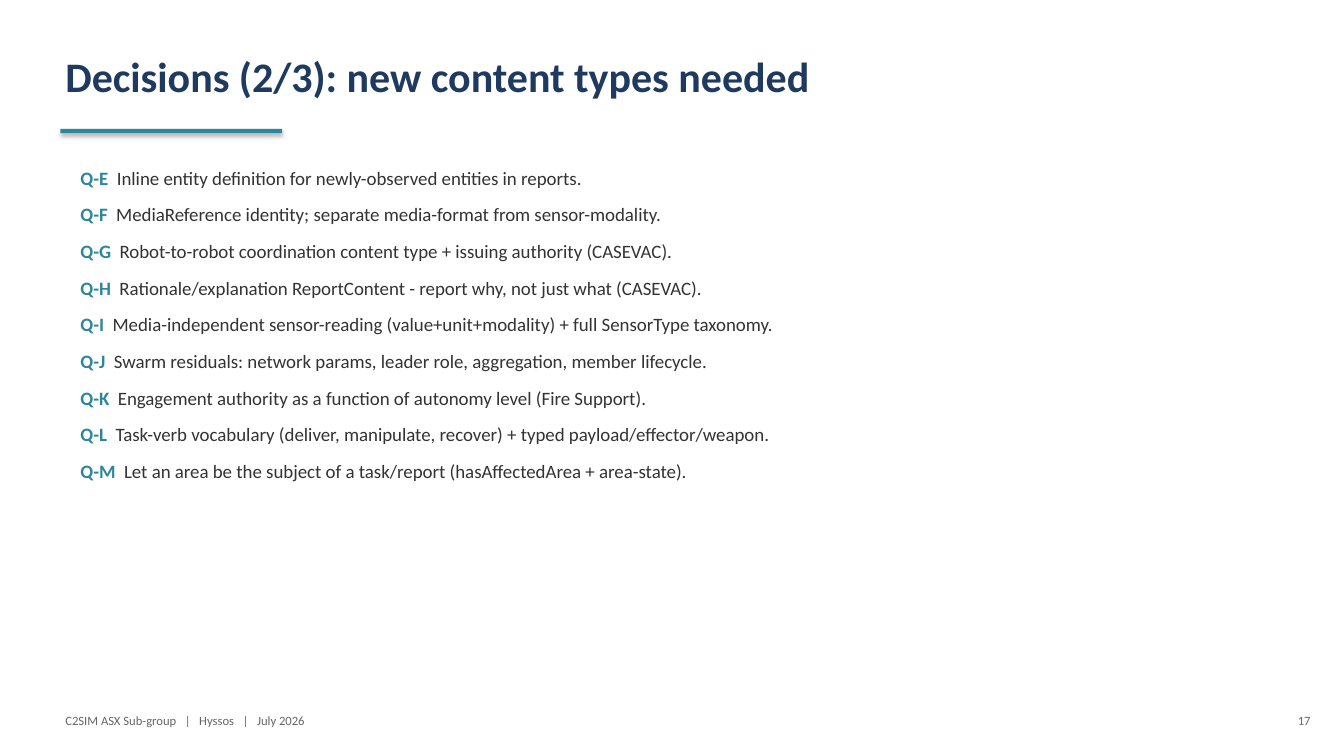
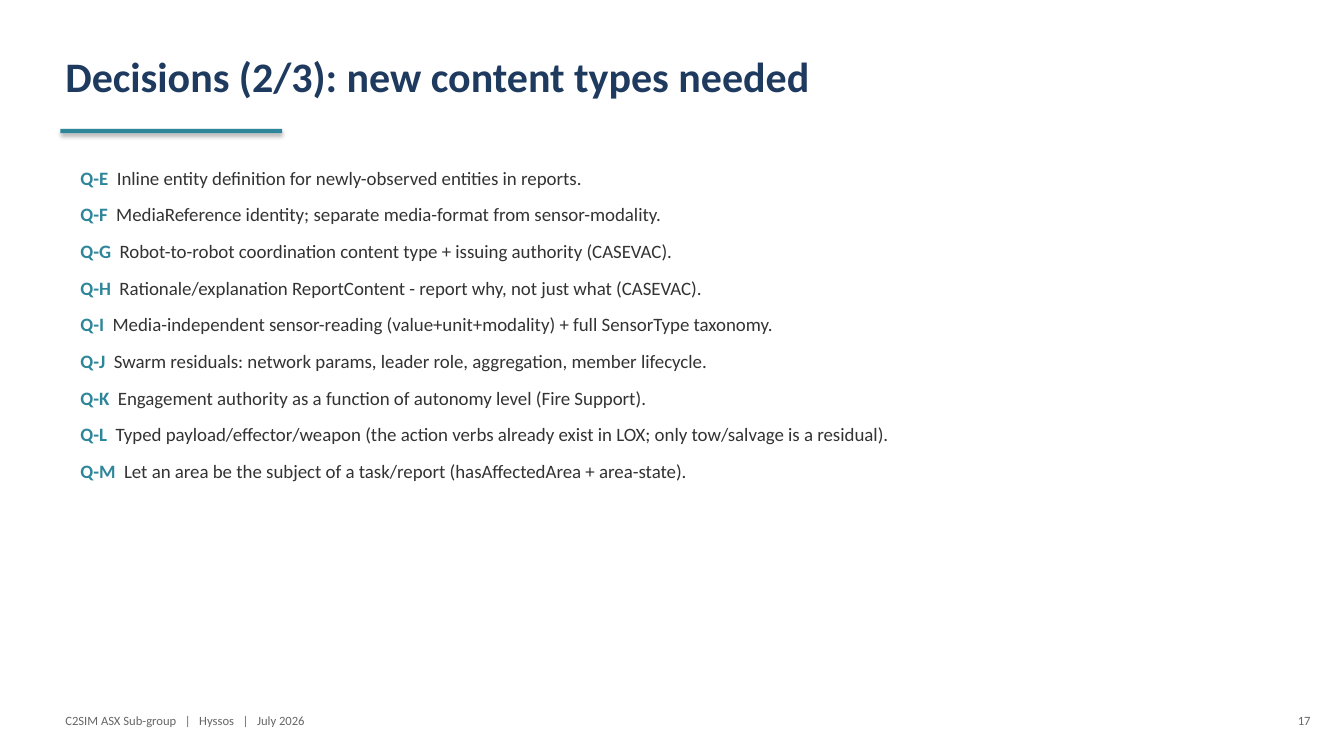
Before and after one commit to hyssostech/C2SIMArtifacts, a slide deck: slide 17 of Subgroups/ASX/InstantiationReview/ASX-Instantiation-Findings.pptx. Drawn at 1344x756 pixels with LibreOffice and Linux fonts; fonts in the diff are those of the drawing. Boxes give left, top, right and bottom in pixels: in the first picture for what was removed or moved away, otherwise in the second. Text is boxed around its words. In the diff, an @@ line names an element or a change of style, - is before the commit and + after.

```diff
--- a/Subgroups/ASX/InstantiationReview/ASX-Instantiation-Findings.pptx
+++ b/Subgroups/ASX/InstantiationReview/ASX-Instantiation-Findings.pptx
@@ text at box(80, 427, 888, 444): text changed @@
-Q-L Task-verb vocabulary (deliver, manipulate, recover) + typed payload/effector/weapon.
+Q-L Typed payload/effector/weapon (the action verbs already exist in LOX; only tow/salvage is a residual).
```
Also in this commit, not shown: 7 other slides changed, 14 other files.
